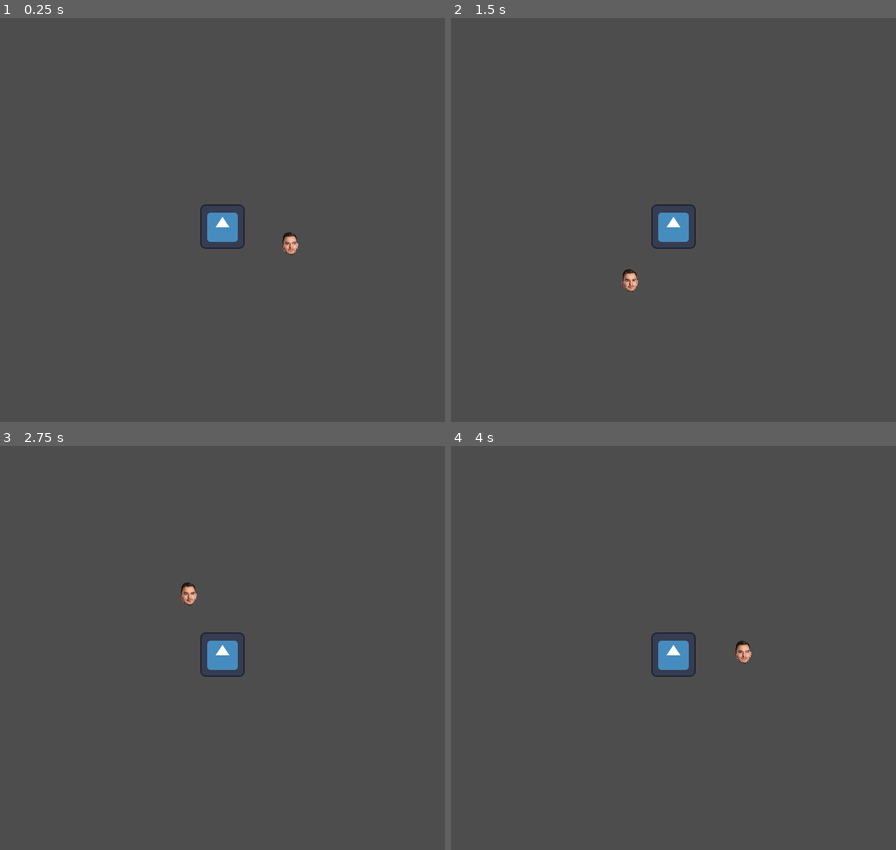
Above: before the commit, frames 1-4 (two rows, left to right).
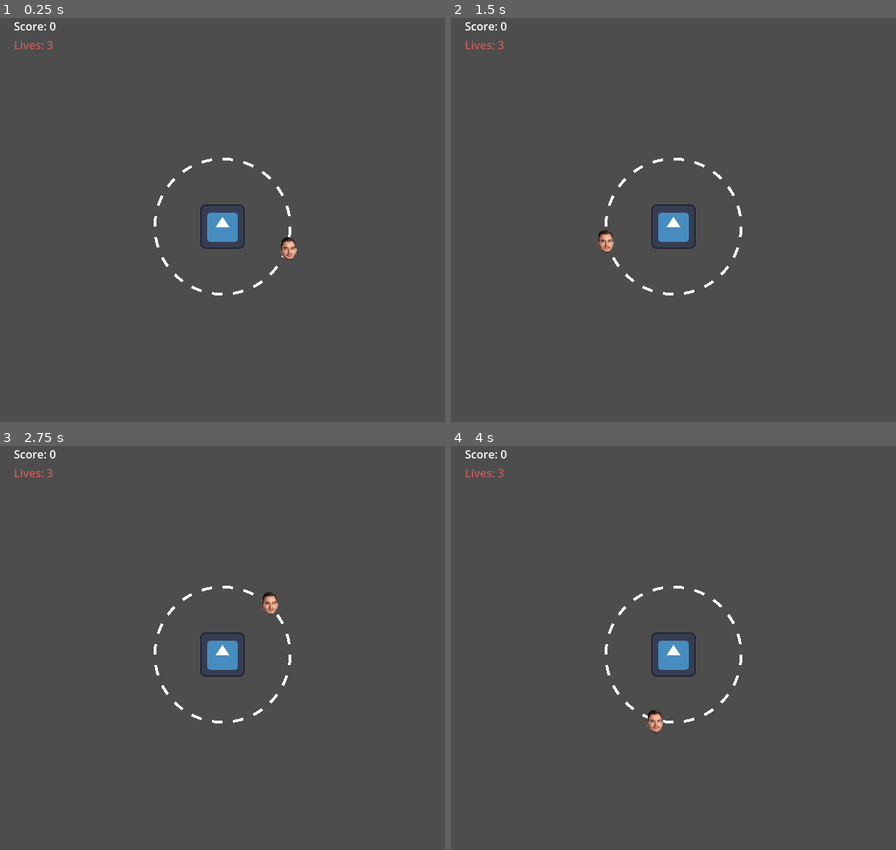
Above: after the commit, the same moments.

Repository: frostblooded/godot_wild_jam_83
Game: Godot game, scene res://scenes/main.tscn
Same seed, same stepped clock (60 frames per second), same inputs: the game is played once before the commit and once after it. The engine's default icon, where the game draws it, is replaced by a stand-in: a white triangle on a blue panel in a dark square.
Inputs:
- Up to frame 1 (0.25 s): no input
- Up to frame 2 (1.5 s): hold Space (speed_up_player) 0.53-1.28 s
- Up to frame 3 (2.75 s): hold Space (speed_up_player) from 2.03 s (still down)
- Up to frame 4 (4 s): release Space (speed_up_player) at 3.53 s

The runs differ from the first frame. In frame 1, 0.6% of the frame differs, in the area x 3-68%, y 1-69%; in frame 2, 0.8%; in frame 3, 0.8%; in frame 4, 0.8%, in the area x 3-68%, y 1-72%.

Commit message:
Add a guiding dotted line and a UI to track score and lives

Diff:
--- /dev/null
+++ b/assets/guide_shader.gdshader
@@ -0,0 +1,28 @@
+shader_type canvas_item;
+uniform vec4 color : source_color = vec4(1.0);
+uniform float diameter = 1.0; // Circle Diameter
+uniform float thickness = 0.05; // Outline thickness
+uniform float frequency = 10.0; // Controls the number of dots
+uniform float phase = 0.0; // Controls the rotation of the circle
+
+void fragment() {
+  vec2 pos = UV - vec2(0.5);
+  float outer_radius = diameter / 2.0;
+  float inner_radius = outer_radius - thickness;
+  float outer_circle = step(length(pos), outer_radius);
+  float inner_circle = step(length(pos), inner_radius);
+
+
+  float angle = atan(pos.y, pos.x);
+  if (angle < 0.0) {
+    angle += 2.0 * PI;
+  }
+
+  float wave = 0.5 * sin(frequency * angle + phase) + 0.5;
+
+
+  float ring = outer_circle - inner_circle;
+  ring *= step(0.5, wave);
+
+  COLOR = vec4(color.rgb, ring * color.a);
+}
--- a/scenes/main.tscn
+++ b/scenes/main.tscn
@@ -1,10 +1,41 @@
-[gd_scene load_steps=3 format=3 uid="uid://obc0is5lhhcw"]
+[gd_scene load_steps=4 format=3 uid="uid://obc0is5lhhcw"]
 
 [ext_resource type="Script" uid="uid://ch4cf2e2us4bi" path="res://scripts/main.gd" id="1_choun"]
 [ext_resource type="PackedScene" uid="uid://bbtufenvykmg7" path="res://scenes/planet.tscn" id="2_0wfyh"]
+[ext_resource type="Script" uid="uid://cm2wthmw5s2wh" path="res://scripts/game_manager.gd" id="3_sugp2"]
 
 [node name="Main" type="Node2D"]
 script = ExtResource("1_choun")
 
 [node name="Planet" parent="." instance=ExtResource("2_0wfyh")]
 position = Vector2(320, 320)
+
+[node name="UI" type="CanvasLayer" parent="."]
+
+[node name="MarginContainer" type="MarginContainer" parent="UI"]
+anchors_preset = 15
+anchor_right = 1.0
+anchor_bottom = 1.0
+grow_horizontal = 2
+grow_vertical = 2
+theme_override_constants/margin_left = 20
+theme_override_constants/margin_top = 20
+theme_override_constants/margin_right = 20
+theme_override_constants/margin_bottom = 20
+
+[node name="VBoxContainer" type="VBoxContainer" parent="UI/MarginContainer"]
+layout_mode = 2
+
+[node name="ScoreLabel" type="Label" parent="UI/MarginContainer/VBoxContainer"]
+layout_mode = 2
+text = "Score: 0"
+
+[node name="LivesLabel" type="Label" parent="UI/MarginContainer/VBoxContainer"]
+layout_mode = 2
+theme_override_colors/font_color = Color(0.77, 0.3619, 0.3619, 1)
+text = "Lives: 3"
+
+[node name="GameManager" type="Node" parent="." node_paths=PackedStringArray("_score_label", "_lives_label")]
+script = ExtResource("3_sugp2")
+_score_label = NodePath("../UI/MarginContainer/VBoxContainer/ScoreLabel")
+_lives_label = NodePath("../UI/MarginContainer/VBoxContainer/LivesLabel")
--- a/scenes/planet.tscn
+++ b/scenes/planet.tscn
@@ -1,24 +1,40 @@
-[gd_scene load_steps=6 format=3 uid="uid://bbtufenvykmg7"]
+[gd_scene load_steps=9 format=3 uid="uid://bbtufenvykmg7"]
 
 [ext_resource type="Script" uid="uid://c5oj1mhg38wjv" path="res://scripts/planet.gd" id="1_ggt7d"]
 [ext_resource type="Texture2D" uid="uid://8xcg2e43l8ad" path="res://icon.svg" id="1_h8ms6"]
 [ext_resource type="PackedScene" uid="uid://1odw32oe70ww" path="res://scenes/player.tscn" id="2_ggt7d"]
 [ext_resource type="PackedScene" uid="uid://b64pq82usx1ur" path="res://scenes/spawner.tscn" id="4_0k1rn"]
+[ext_resource type="Shader" uid="uid://b8vrup4frlrjp" path="res://assets/guide_shader.gdshader" id="4_48b8c"]
 
 [sub_resource type="CircleShape2D" id="CircleShape2D_0k1rn"]
 radius = 30.0
 
+[sub_resource type="ShaderMaterial" id="ShaderMaterial_48b8c"]
+shader = ExtResource("4_48b8c")
+shader_parameter/color = Color(1, 1, 1, 1)
+shader_parameter/diameter = 1.0
+shader_parameter/thickness = 0.02
+shader_parameter/frequency = 20.0
+shader_parameter/phase = 0.0
+
+[sub_resource type="ShaderMaterial" id="ShaderMaterial_3s4jt"]
+shader = ExtResource("4_48b8c")
+shader_parameter/color = Color(1, 1, 1, 1)
+shader_parameter/diameter = 1.0
+shader_parameter/thickness = 0.05
+shader_parameter/frequency = 10.0
+shader_parameter/phase = 0.0
+
 [node name="Planet" type="Node2D" node_paths=PackedStringArray("_player", "_area")]
 script = ExtResource("1_ggt7d")
 _player = NodePath("Player")
+_default_rotation_speed = 1.3
+_increased_rotation_speed = 2.6
 _area = NodePath("Area2D")
 
 [node name="Sprite2D" type="Sprite2D" parent="."]
 scale = Vector2(0.5, 0.5)
 texture = ExtResource("1_h8ms6")
-
-[node name="Player" parent="." instance=ExtResource("2_ggt7d")]
-position = Vector2(0, -75)
 
 [node name="Spawner" parent="." instance=ExtResource("4_0k1rn")]
 _spawn_radius = 400.0
@@ -27,3 +43,12 @@
 
 [node name="CollisionShape2D" type="CollisionShape2D" parent="Area2D"]
 shape = SubResource("CircleShape2D_0k1rn")
+
+[node name="GuideSprite" type="Sprite2D" parent="."]
+material = SubResource("ShaderMaterial_48b8c")
+scale = Vector2(1.55, 1.55)
+texture = ExtResource("1_h8ms6")
+
+[node name="Player" parent="." instance=ExtResource("2_ggt7d")]
+material = SubResource("ShaderMaterial_3s4jt")
+position = Vector2(0, -100)
--- /dev/null
+++ b/scripts/game_manager.gd
@@ -0,0 +1,29 @@
+class_name GameManager
+extends Node
+
+@export var _score_label: Label
+@export var _lives_label: Label
+
+@export var _initial_lives: int = 3
+
+var _current_score: int = 0
+var _current_lives: int = 3
+
+func _ready() -> void:
+    _current_lives = _initial_lives
+
+func _enter_tree() -> void:
+    EventBus.lost_life.connect(on_life_lost)
+    EventBus.increased_score.connect(on_score_increased)
+
+func on_life_lost() -> void:
+    _current_lives -= 1
+
+    if _current_lives > 0:
+        _lives_label.text = "Lives: " + str(_current_lives)
+    else:
+        _lives_label.text = "GAME OVER"
+
+func on_score_increased() -> void:
+    _current_score += 1
+    _score_label.text = "Score: " + str(_current_score)
--- a/scripts/globals/event_bus.gd
+++ b/scripts/globals/event_bus.gd
@@ -1 +1,4 @@
 extends Node
+
+signal lost_life
+signal increased_score
--- a/scripts/planet.gd
+++ b/scripts/planet.gd
@@ -32,3 +32,4 @@
     if area.owner.is_in_group("meteorites"):
         print("Hit by meteorite!")
         area.owner.queue_free()
+        EventBus.lost_life.emit()
--- a/scripts/player.gd
+++ b/scripts/player.gd
@@ -10,3 +10,4 @@
     if area.owner.is_in_group("meteorites"):
         print("Player hit by meteorite!")
         area.owner.queue_free()
+        EventBus.increased_score.emit()
Not shown, added: assets/guide_shader.gdshader.uid
Not shown, added: scripts/game_manager.gd.uid
